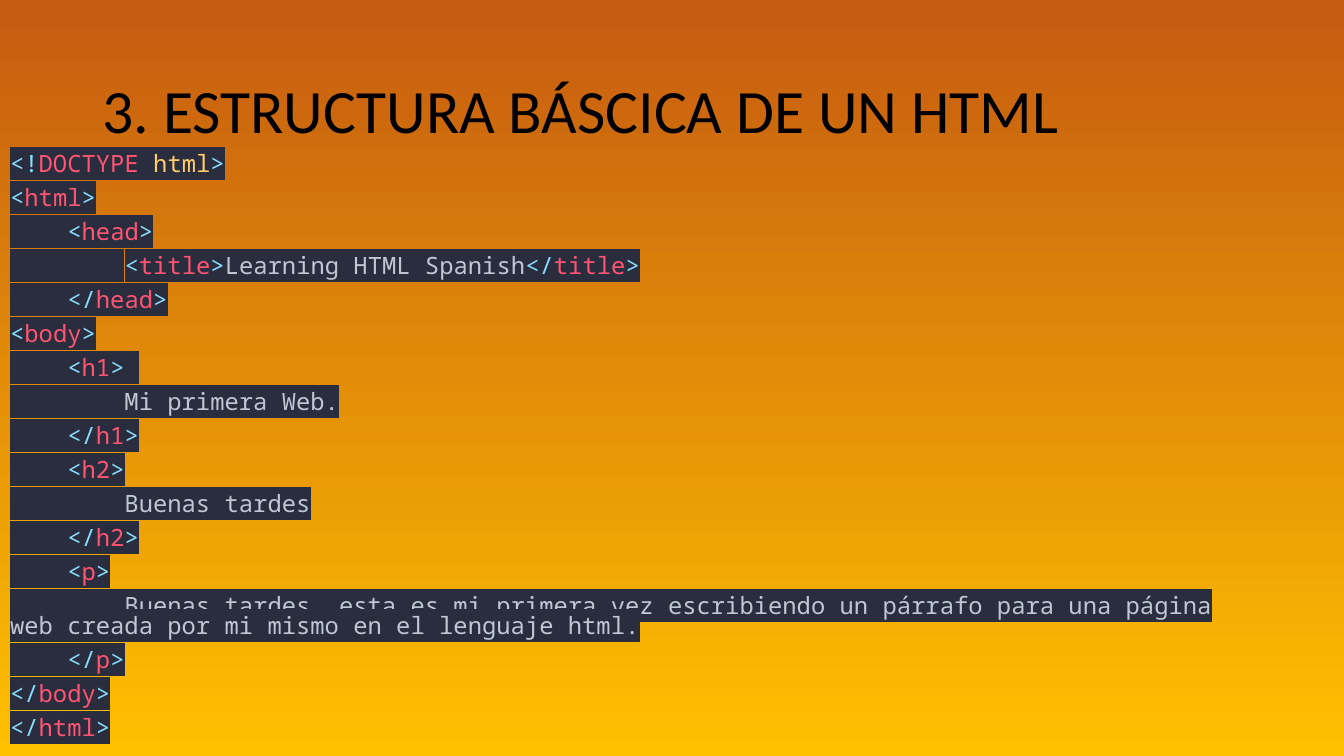
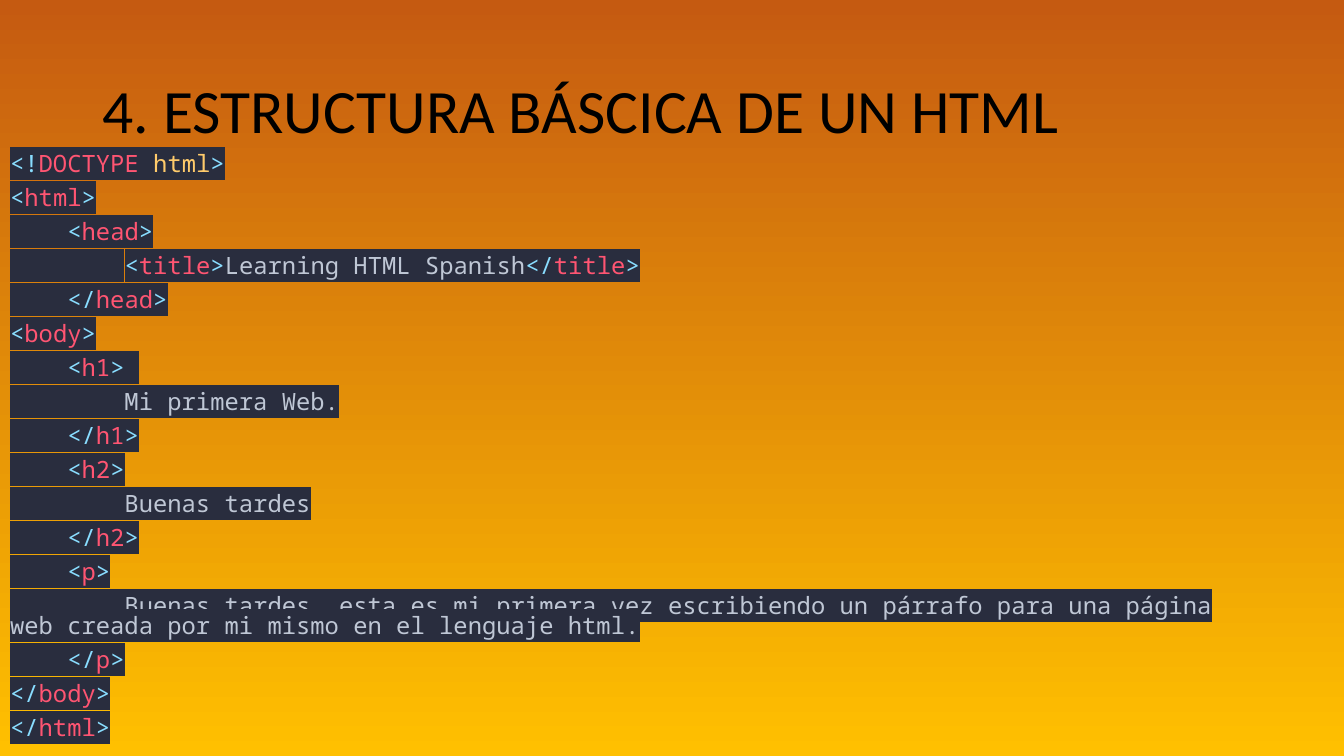
Before and after one commit to WalterDeRacagua/Curso-de-HTML-y-CSS, a slide deck: slide 7 of HTML/TEORIA/INTRODUCCIÓN HTML.odp. Drawn at 1344x756 pixels with LibreOffice and Linux fonts; fonts in the diff are those of the drawing. Boxes give left, top, right and bottom in pixels: in the first picture for what was removed or moved away, otherwise in the second. Text is boxed around its words. In the diff, an @@ line names an element or a change of style, - is before the commit and + after.

Commit message:
Fin apuntes introducción HTML

```diff
--- a/HTML/TEORIA/INTRODUCCIÓN HTML.odp
+++ b/HTML/TEORIA/INTRODUCCIÓN HTML.odp
@@ title at (102, 82, 1058, 148): text changed @@
-3. ESTRUCTURA BÁSCICA DE UN HTML
+4. ESTRUCTURA BÁSCICA DE UN HTML
```
Also in this commit, not shown: 8 other slides changed, 5 slides added.
